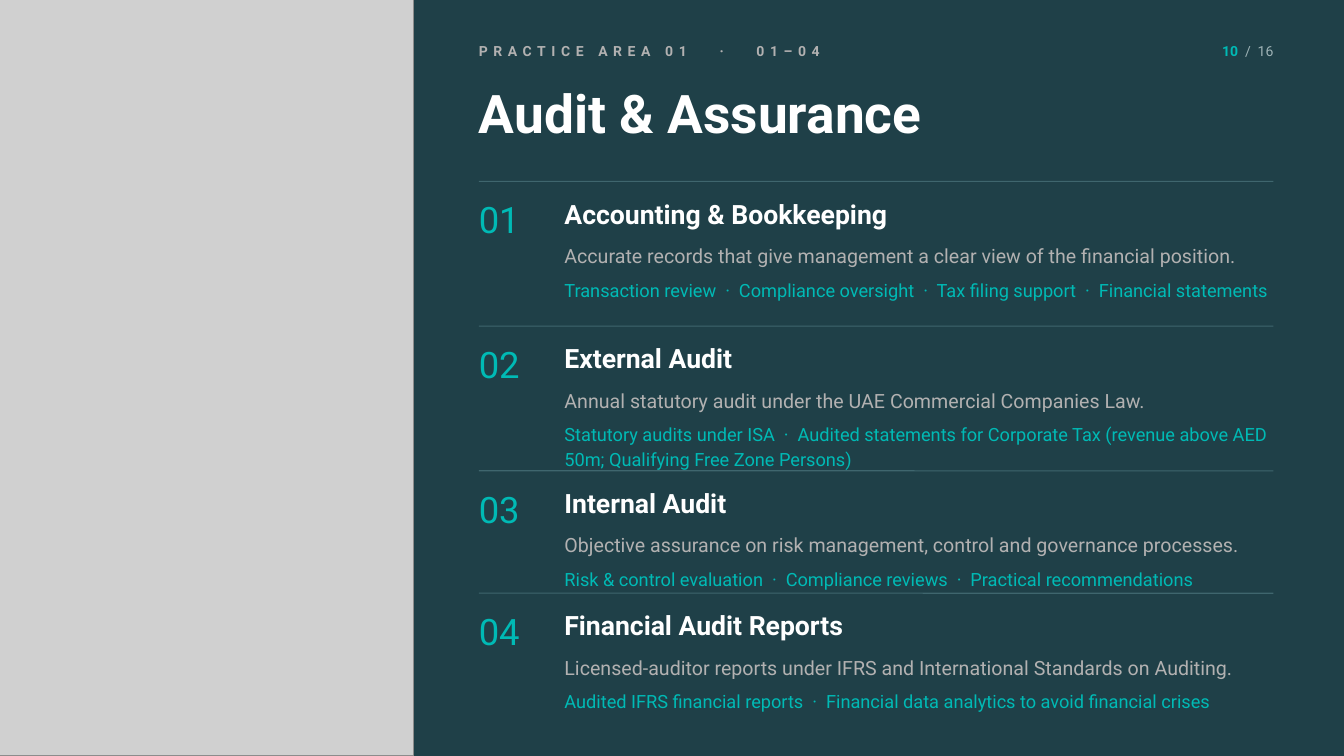
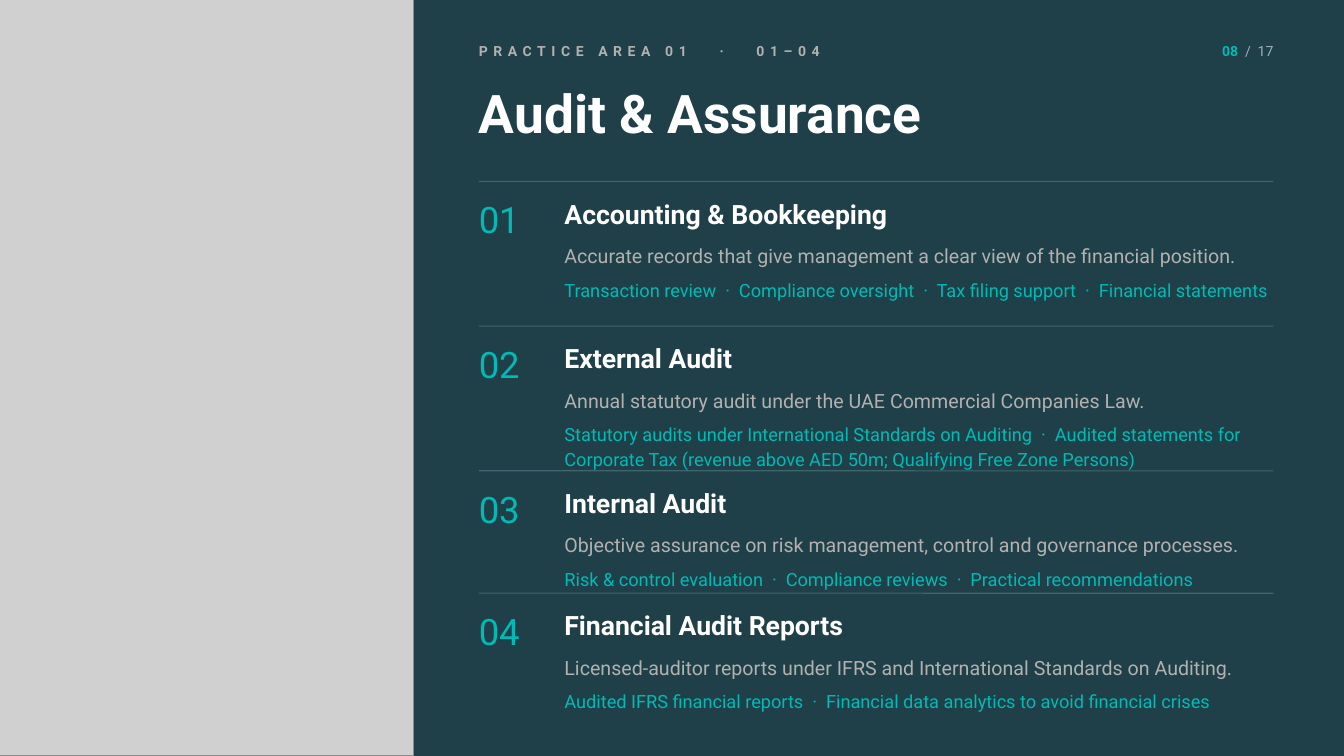
Before and after one commit to khaledsaifelnasr-afk/khsaif-content-studio, a slide deck: slide 8 of Profiles/al-suwaidi-2026/Al-Suwaidi-Company-Profile-2026-Noir.pptx (slide 10 before the commit). Drawn at 1344x756 pixels with LibreOffice and Linux fonts; fonts in the diff are those of the drawing; grey boxes stand for pictures. Boxes give left, top, right and bottom in pixels: in the first picture for what was removed or moved away, otherwise in the second. Text is boxed around its words. In the diff, an @@ line names an element or a change of style, - is before the commit and + after.

```diff
--- a/Profiles/al-suwaidi-2026/Al-Suwaidi-Company-Profile-2026-Noir.pptx
+++ b/Profiles/al-suwaidi-2026/Al-Suwaidi-Company-Profile-2026-Noir.pptx
@@ text at [1222, 46, 1274, 56]: text changed @@
-10 / 16
+08 / 17
@@ text at [564, 427, 1241, 470]: text changed @@
-Statutory audits under ISA · Audited statements for Corporate Tax (revenue above AED 50m; Qualifying Free Zone Persons)
+Statutory audits under International Standards on Auditing · Audited statements for Corporate Tax (revenue above AED 50m; Qualifying Free Zone Persons)
```
Also in this commit, not shown: 15 other slides changed, 1 slide added, 1 other file.
